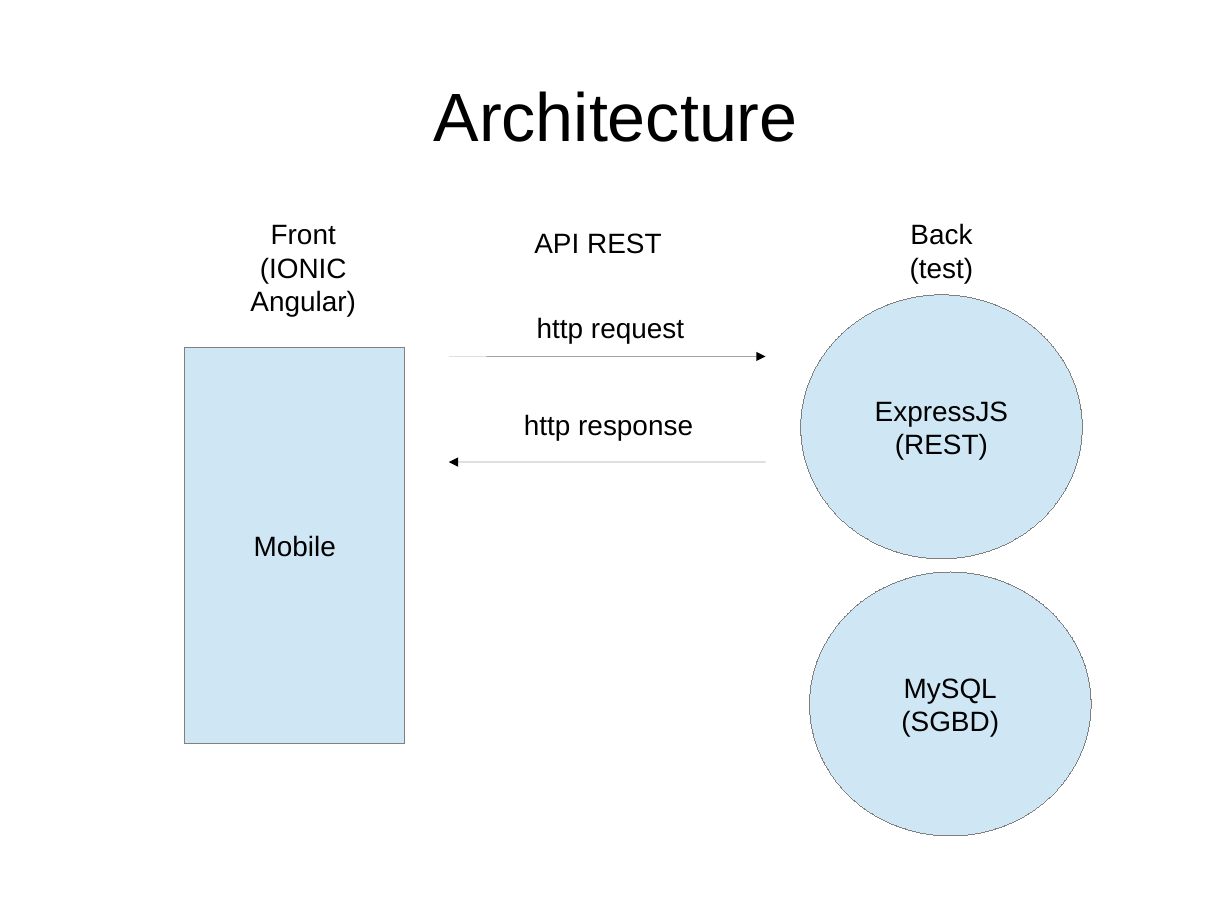
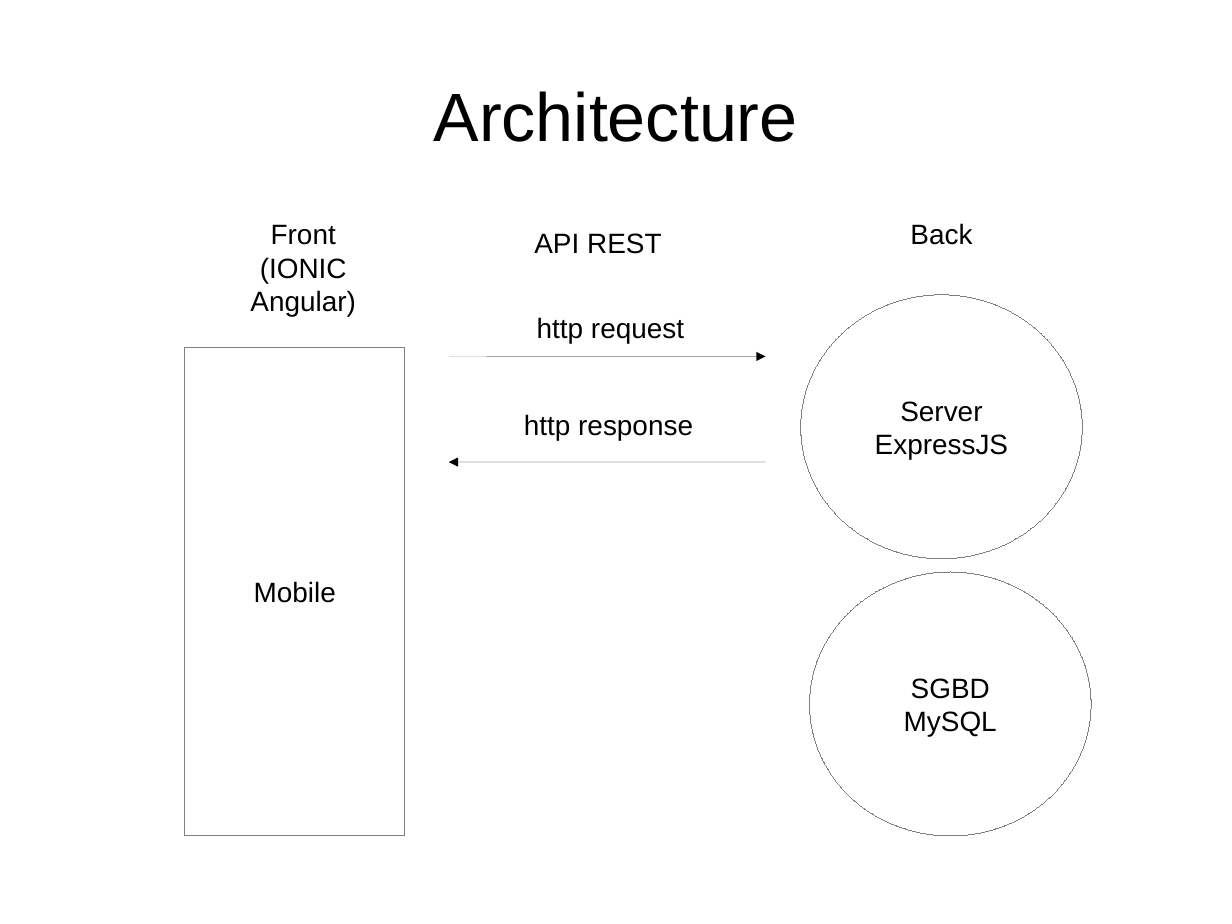
Before and after one commit to Wathil/POECNews, a slide deck: slide 19 of presentation.odp (slide 16 before the commit). Drawn at 1232x924 pixels with LibreOffice and Linux fonts; fonts in the diff are those of the drawing. Boxes give left, top, right and bottom in pixels: in the first picture for what was removed or moved away, otherwise in the second. Text is boxed around its words. In the diff, an @@ line names an element or a change of style, - is before the commit and + after.

```diff
--- a/presentation.odp
+++ b/presentation.odp
@@ text at (910,257,974,283): paragraph removed @@
-(test)
@@ rectangle "Mobile": place and size @@
-rectangle "Mobile" at (184,348,405,743)
+rectangle "Mobile" at (184,348,405,836)
@@ text in ellipse at (900,401,982,422): paragraph added @@
+Server
@@ text in ellipse at (895,433,988,459): paragraph removed @@
-(REST)
@@ fill #CFE7F5 to #FFFFFF in 3 elements at (184,348,405,836), (802,295,1083,559), (809,572,1091,836) @@
@@ text in ellipse at (911,678,990,699): paragraph added @@
+SGBD
@@ text in ellipse at (901,710,999,737): paragraph removed @@
-(SGBD)
```
Also in this commit, not shown: 2 other slides changed, 4 slides added, 6 other files.
